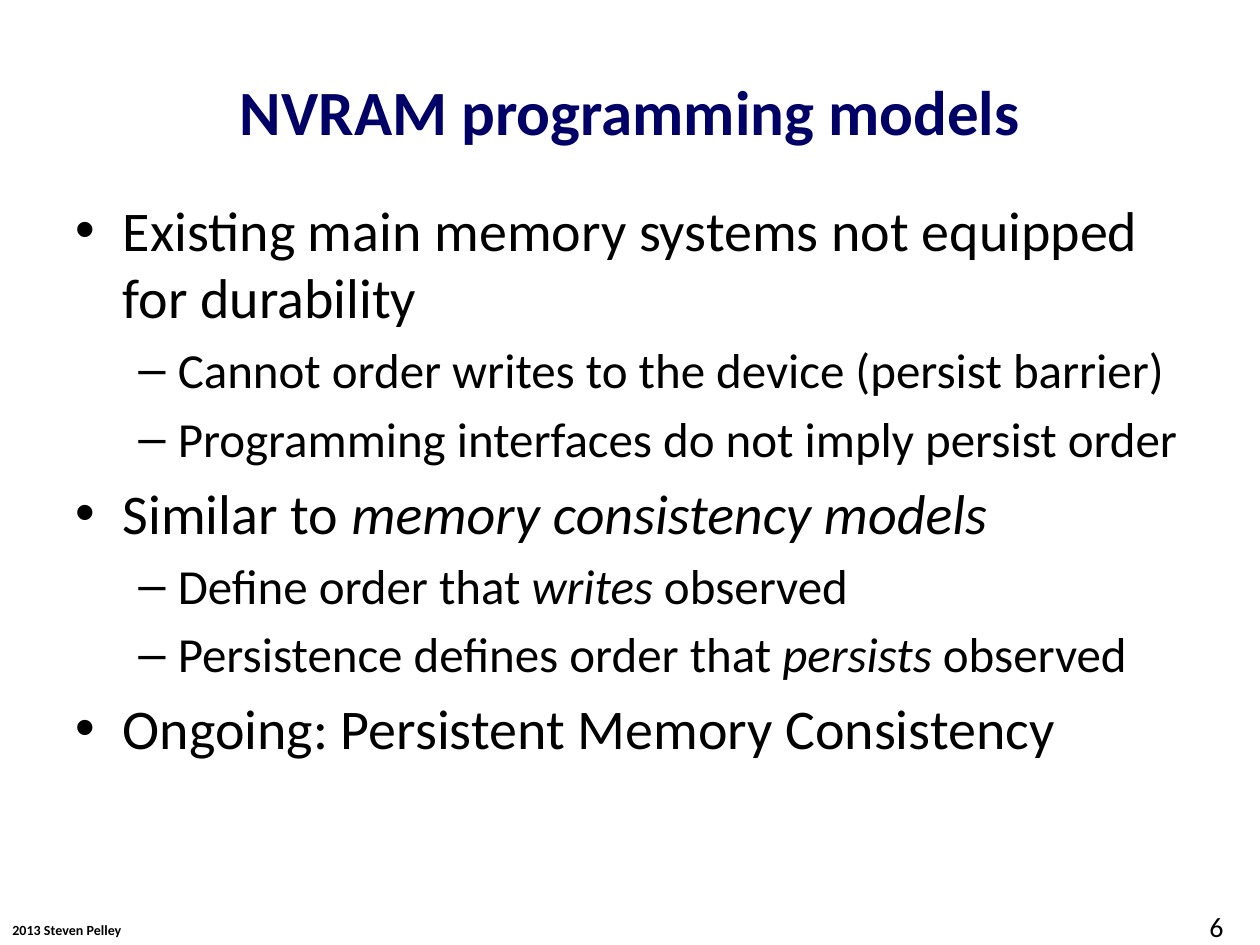
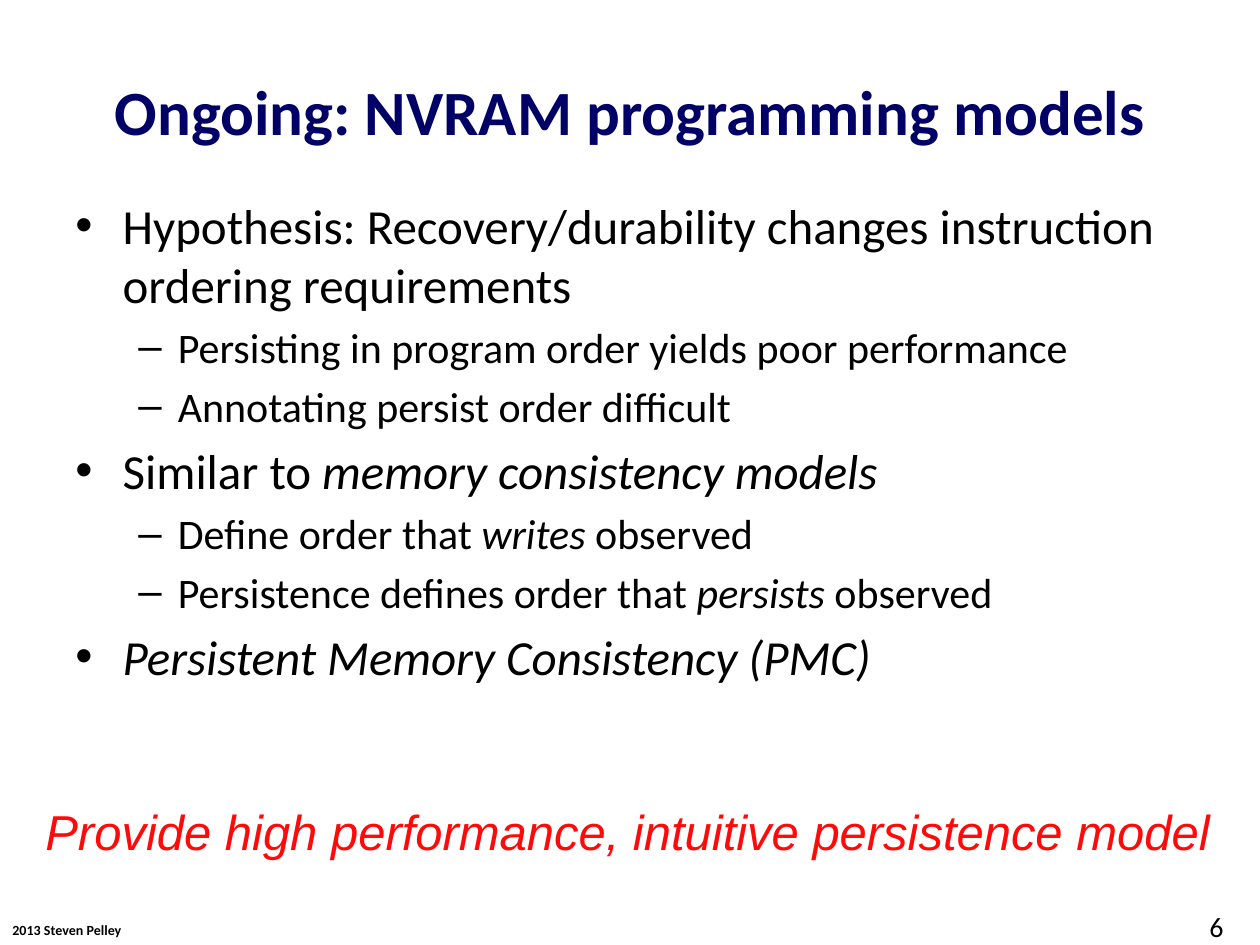
Before and after one commit to Abulila/dissertation, a slide deck: slide 6 of proposal/proposal.pptx. Drawn at 1260x945 pixels with LibreOffice and Linux fonts; fonts in the diff are those of the drawing; background and template pictures are left out. Boxes give left, top, right and bottom in pixels: in the first picture for what was removed or moved away, otherwise in the second. Text is boxed around its words. In the diff, an @@ line names an element or a change of style, - is before the commit and + after.

```diff
--- a/proposal/proposal.pptx
+++ b/proposal/proposal.pptx
@@ title at (115, 90, 1144, 146): text changed @@
-NVRAM programming models
+Ongoing: NVRAM programming models
@@ text at (123, 210, 1154, 430): text changed; size 28 to 24 pt @@
-• Existing main memory systems not equipped for durability
-  – Cannot order writes to the device (persist barrier)
-  – Programming interfaces do not imply persist order
+• Hypothesis: Recovery/durability changes instruction ordering requirements
+  – Persisting in program order yields poor performance
+  – Annotating persist order difficult
@@ text at (123, 455, 992, 615): size 32 to 28 pt in "Similar to memory consistency models"; size 28 to 24 pt in "Define order that writes observed", "Persistence defines order that persists observed" @@
@@ text at (123, 639, 870, 683): text changed; size 32 to 28 pt; italic on @@
-• Ongoing: Persistent Memory Consistency
+• Persistent Memory Consistency (PMC)
@@ text added at (45, 814, 1209, 860), 28 pt, text #FF0909, italic @@
+Provide high performance, intuitive persistence model
```
Also in this commit, not shown: 22 other slides changed, 13 slides added, 2 slides removed.
